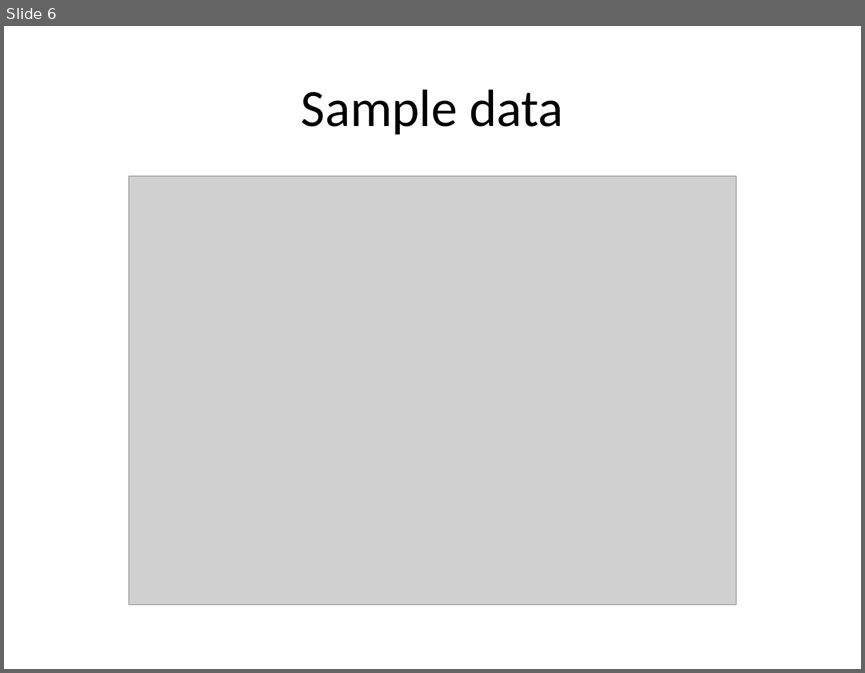
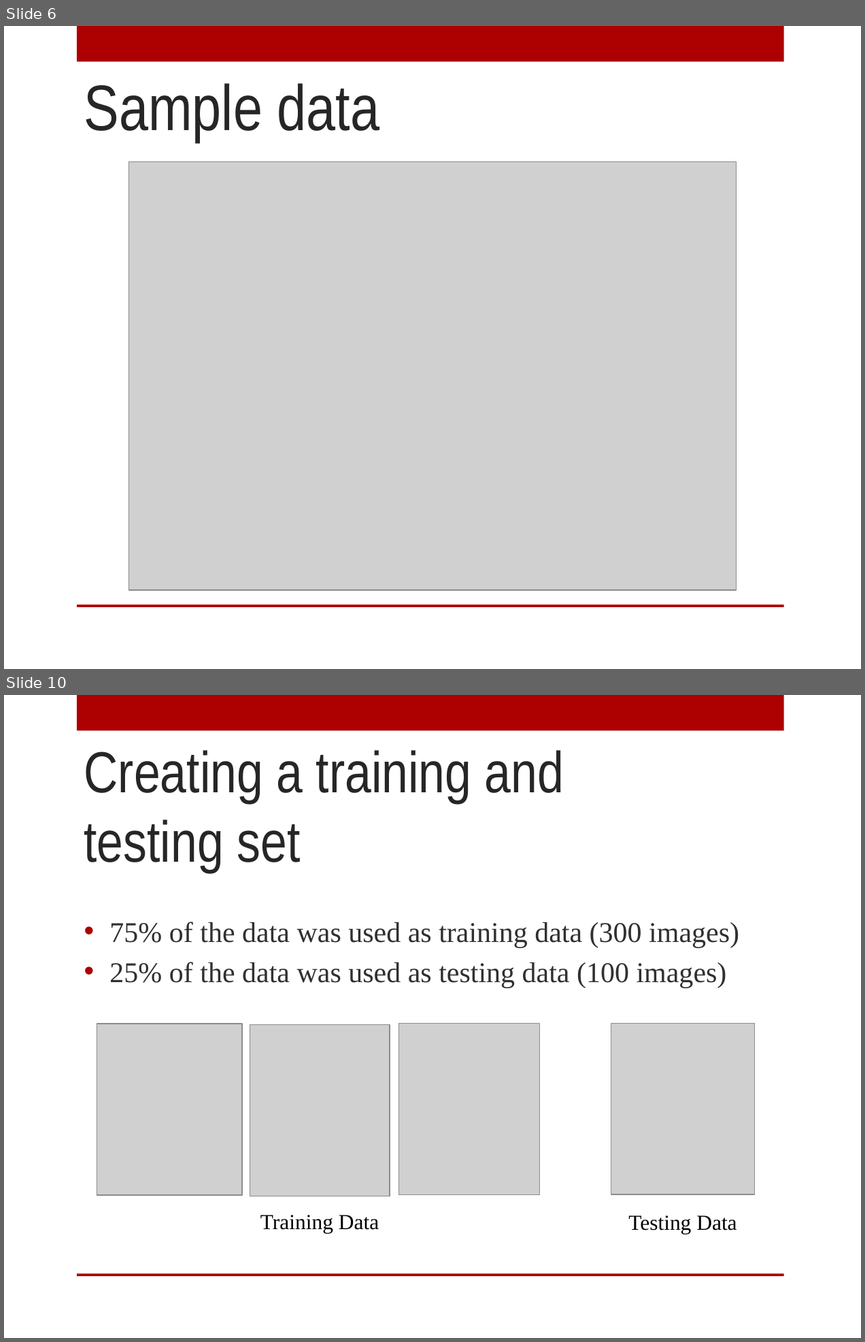
Before and after one commit to ernestrlee/UCSC-Machine-Learning, a slide deck: Picture Perfect.pptx. Shown one above the other, each under a label of ours: slide 6 before the commit, slides 6 and 10 after it; the slides between them are not shown. The pictures are 865x673 and 865x1342 pixels, drawn with LibreOffice and Linux fonts; fonts in the diff are those of the drawing; grey boxes stand for pictures; background and template pictures are left out. Boxes give left, top, right and bottom in pixels: in the first picture for what was removed or moved away, otherwise in the second. Text is boxed around its words. In the diff, an @@ line names an element or a change of style, - is before the commit and + after.

```diff
--- a/Picture Perfect.pptx
+++ b/Picture Perfect.pptx
@@ slide 10 added at [4,695,861,1338], background picture (left out); not listed: 2 template elements that a slide beside it also shows @@
@@ title added at [84,750,564,872], 48.6 pt, text #262626 @@
+Creating a training and testing set
@@ text added at [109,921,739,988], 24 pt, text #303030 @@
+• 75% of the data was used as training data (300 images)
+• 25% of the data was used as testing data (100 images)
@@ picture added at [96,1023,242,1195] @@
@@ picture added at [250,1024,390,1195] @@
@@ picture added at [399,1023,540,1195] @@
@@ picture added at [611,1023,755,1195] @@
@@ text added at [260,1215,379,1233], 18 pt, text #000000 @@
+Training Data
@@ text added at [628,1215,736,1234], 18 pt, text #000000 @@
+Testing Data
@@ slide 6 changed as well @@
@@ rectangle added at [77,26,784,62], fill #AD0101 @@
@@ title "Sample data": place and size @@
-title "Sample data" at [301,89,563,135]
+title "Sample data" at [84,83,380,142]
@@ title "Sample data" at [84,83,380,142]: size 44 to 54 pt, font Calibri to Arial Narrow, text colour #000000 to #262626; alignment centre to left; vertical alignment middle to top @@
@@ picture: place and size @@
-picture at [129,176,736,604]
+picture at [129,161,736,590]
@@ rectangle added at [77,604,784,607], fill #AD0101 @@
```
Also in this commit, not shown: 8 other slides changed, 5 other slides added, 1 slide removed, 3 other files.
